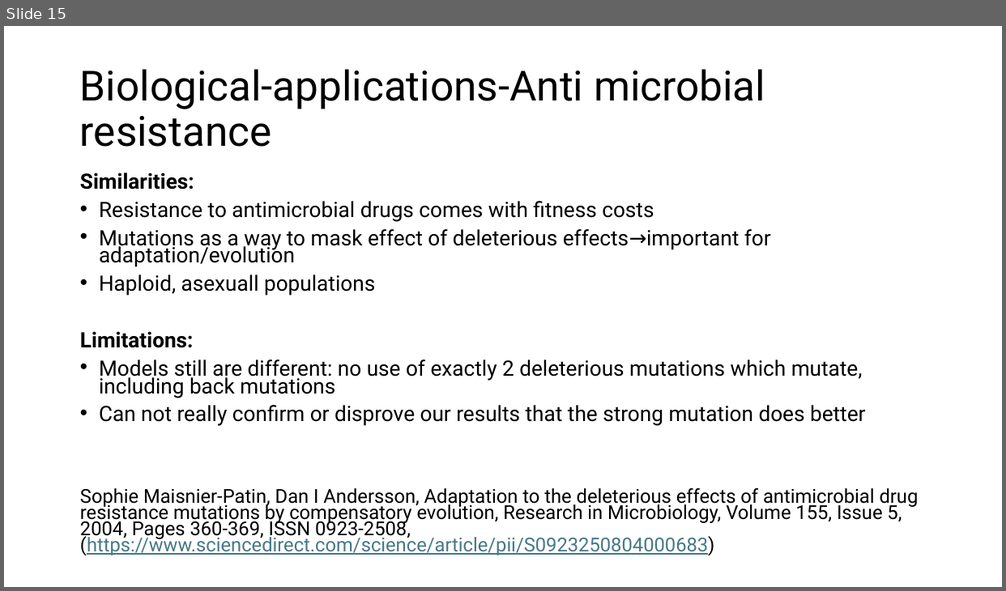
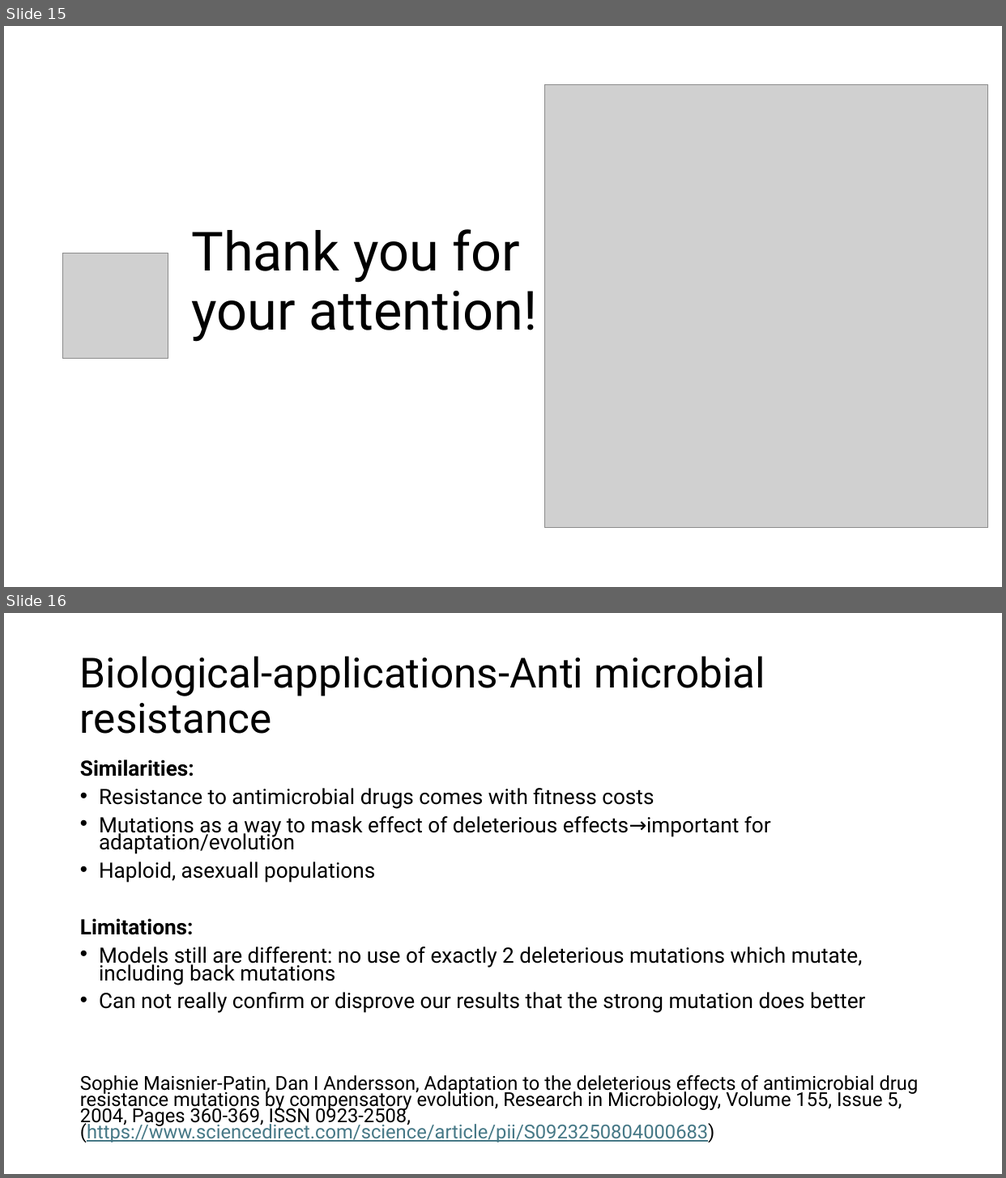
Before and after one commit to Julia-Eggenschwiler/THEEproject_Jaelle_Julia, a slide deck: THEE_project.pptx. Shown one above the other, each under a label of ours: slide 15 before the commit, slides 15 and 16 after it. The pictures are 1006x591 and 1006x1178 pixels, drawn with LibreOffice and Linux fonts; fonts in the diff are those of the drawing; grey boxes stand for pictures. Boxes give left, top, right and bottom in pixels: in the first picture for what was removed or moved away, otherwise in the second. Text is boxed around its words. In the diff, an @@ line names an element or a change of style, - is before the commit and + after.

```diff
--- a/THEE_project.pptx
+++ b/THEE_project.pptx
@@ slide 15 added at bbox=[4, 26, 1002, 587], background #FFFFFF @@
@@ picture added at bbox=[545, 84, 988, 527] @@
@@ title added at bbox=[191, 229, 537, 342], 52 pt, text #000000 @@
+Thank you for your attention!
@@ picture added at bbox=[62, 254, 168, 359] @@
@@ what was slide 15 is now slide 16 @@
```
Also in this commit, not shown: 2 slides changed.
